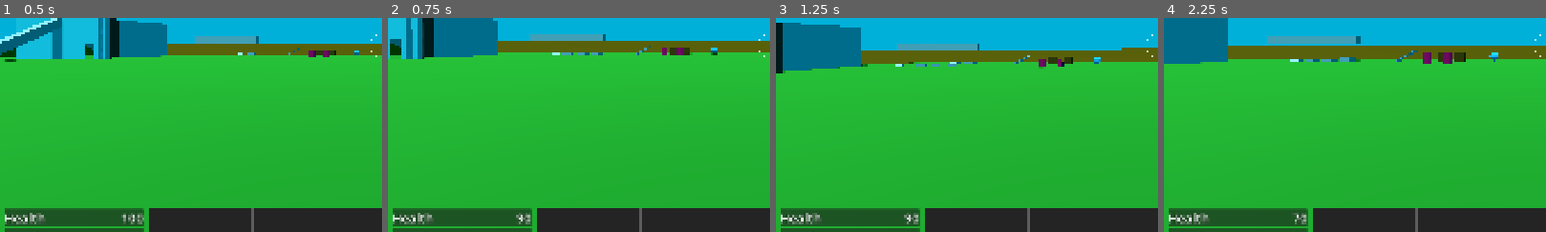
Above: before the commit, frames 1-4 (left to right).
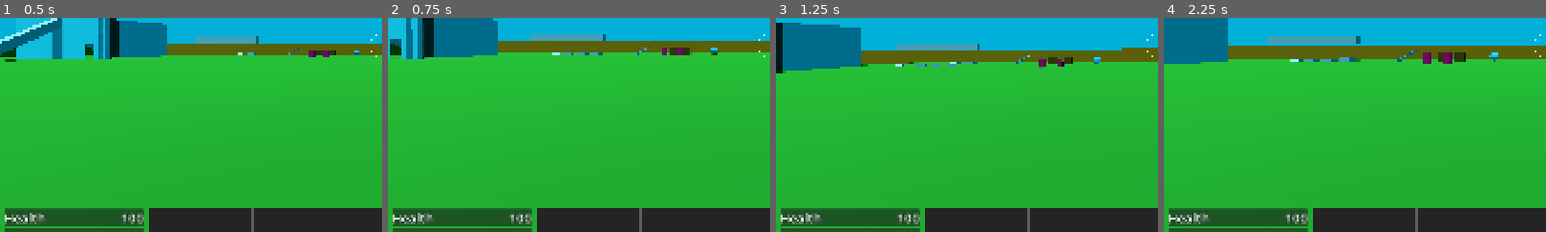
Above: after the commit, the same moments.

Repository: janisl/rpg-core
Game: Godot game, scene res://levels/test.tscn
Two runs of this game, one before a commit and one after it. Both use one fixed random seed, a clock stepped at 60 frames per second and the inputs below.
Inputs (mouse positions are % of the whole screen's width and height, from its top left):
- Up to frame 1 (0.5 s): no input
- Up to frame 2 (0.75 s): tap Enter at 0.5 s; move the mouse to (55, 49) at 0.52 s; hold W (forward) from 0.53 s (still down); hold Z (test) from 0.53 s (still down)
- Up to frame 3 (1.25 s): keep holding W (forward); keep holding Z (test); tap Space (jump) at 0.77 s
- Up to frame 4 (2.25 s): keep holding W (forward); move the mouse to (45, 50) at 1.27 s; release Z (test) at 1.28 s; tap Shift (crouch) at 1.35 s; tap Space (jump) at 1.52 s; tap Z (test) at 1.55 s; move the mouse to (52, 48) at 2.02 s; hold Z (test) from 2.03 s (still down); tap T (cycle_ammo) at 2.1 s
The pictures show only the part of the screen within x 0-50%, y 43-93%; the shares and areas given below are measured in that part.

Frame 1 is identical in both runs. In frame 2, 0.2% of the frame differs, in the area x 31-38%, y 91-97%; in frame 3, 0.2%; in frame 4, 0.2%.

Commit message:
Test LOS loss.

Diff:
--- a/actors/player/player.gd
+++ b/actors/player/player.gd
@@ -81,7 +81,7 @@
 func _unhandled_input(event: InputEvent) -> void:
 	input_dir = Input.get_vector("left", "right", "forward", "backward")
 	if event.is_action_pressed("test"):
-		health_attribute.take_damage(HitInfo.new(10.0))
+		set_collision_layer_value(PhysicsLayers.PLAYER, not get_collision_layer_value(PhysicsLayers.PLAYER))
 
 	if toggle_crouch:
 		if Input.is_action_just_pressed("crouch"):
